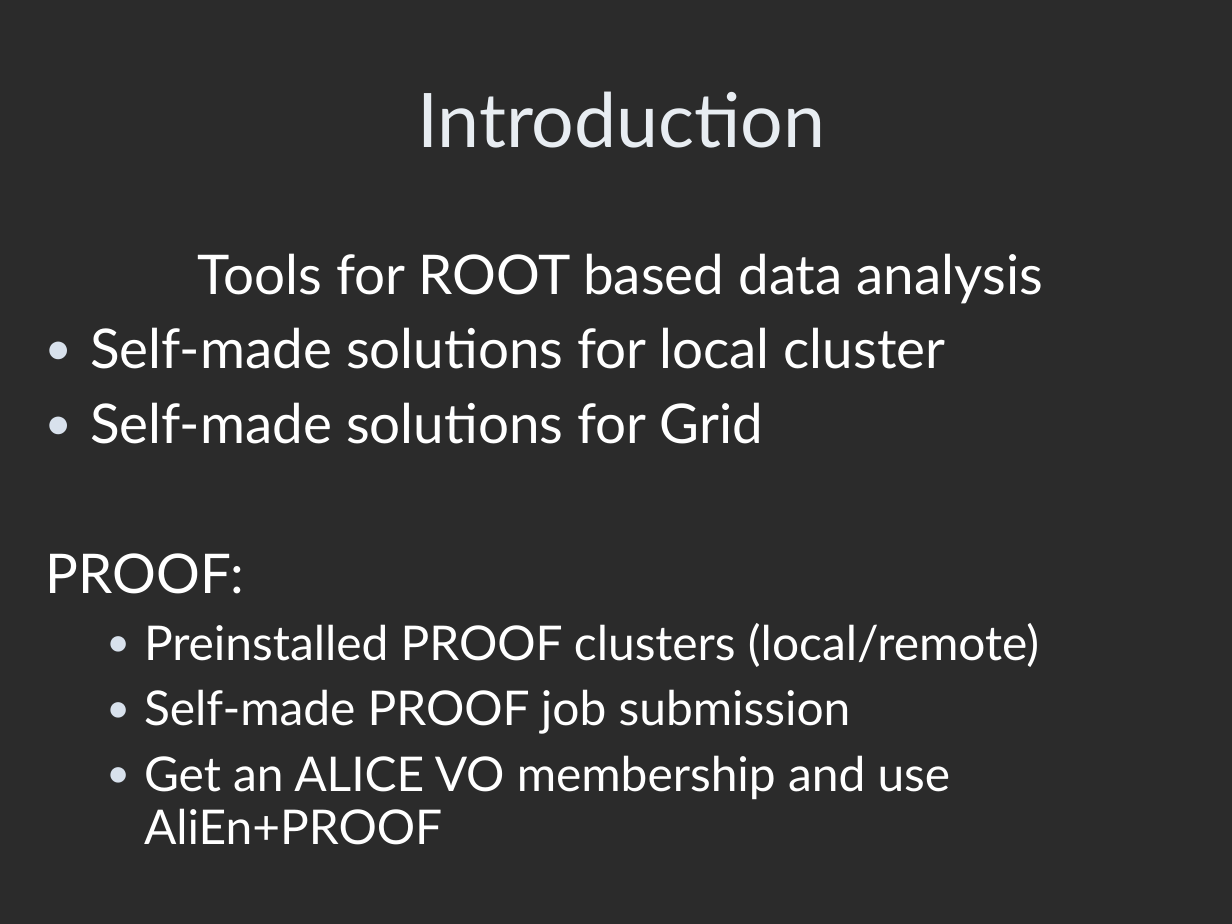
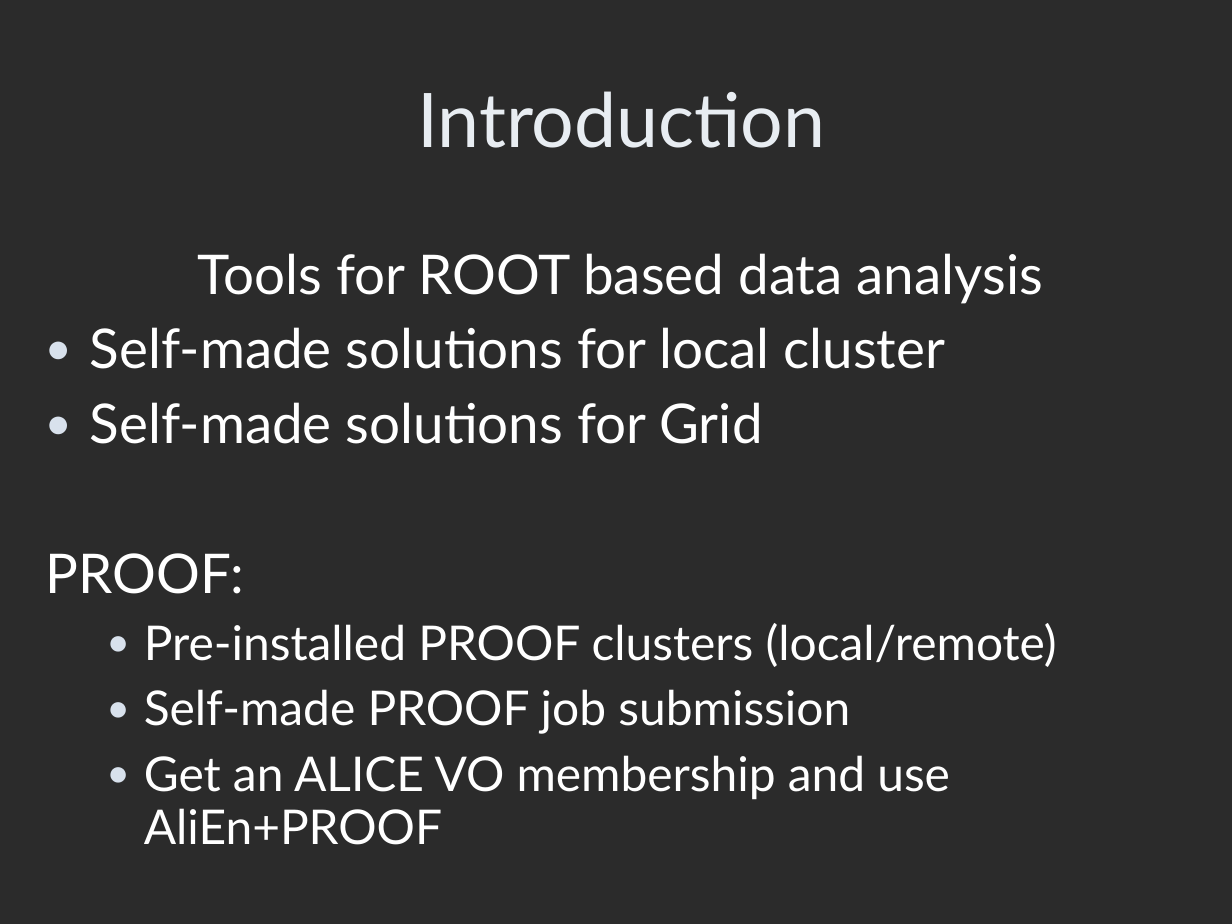
Before and after one commit to AnarManafov/PoDDocumentation, a slide deck: slide 2 of GridKaSchool/2007/GridKaSchool-2007-RGLite_gLitePROOF(GSI).ppt. Drawn at 1232x924 pixels with LibreOffice and Linux fonts; fonts in the diff are those of the drawing; background and template pictures are left out; a plain dark background stands for a picture behind light text. Boxes give left, top, right and bottom in pixels: in the first picture for what was removed or moved away, otherwise in the second. Text is boxed around its words. In the diff, an @@ line names an element or a change of style, - is before the commit and + after.

```diff
--- a/GridKaSchool/2007/GridKaSchool-2007-RGLite_gLitePROOF(GSI).ppt
+++ b/GridKaSchool/2007/GridKaSchool-2007-RGLite_gLitePROOF(GSI).ppt
@@ text at (144, 623, 1057, 667): text changed @@
-  ● Preinstalled PROOF clusters (local/remote)
+  ● Pre-installed PROOF clusters (local/remote)
```
Also in this commit, not shown: 1 other slide changed.
